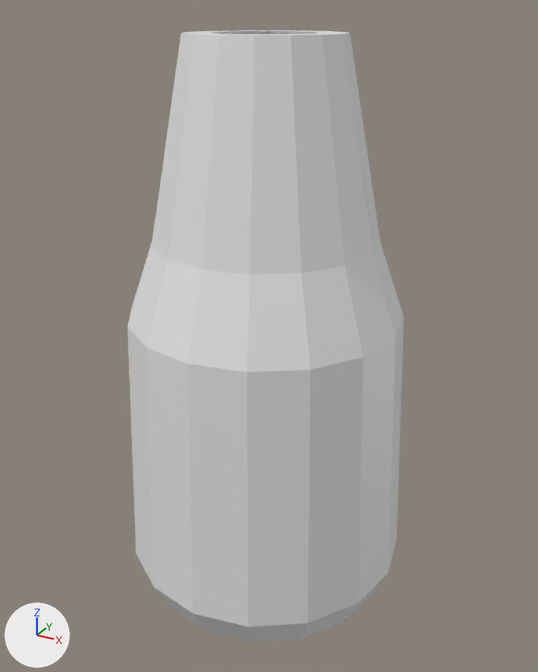
Renders of the Blender file modelo-koozie/3d-model.blend from each side of a commit.
The view is the same before and after, from a 50 mm camera at (10.18, -18.3, 17.57) aimed at (0.04, 0.15, 8.35). Arrows for +X, +Y and +Z are at lower left; the lights stay in place.

The older version as bpy lines, for what is in view:
```python
me_plane_002 = bpy.data.meshes.new('Plane.002')
me_plane_002.from_pydata([(-4.5, 0.0, 0.0), (-3.7, 0.0, 0.0), (-4.1, 0.0, 8.1), (-3.3, 0.0, 8.1), (-3.3, 0.0, 10.4), (-2.5, 0.0, 10.4), (-2.2, 0.0, 15.9), (-1.4, 0.0, 15.9)], [], [(0, 1, 3, 2), (2, 3, 5, 4), (4, 5, 7, 6)])
me_plane_004 = bpy.data.meshes.new('Plane.004')
me_plane_004.from_pydata([(-4.46, 0.0, 1.1), (0.0, 0.0, -0.8), (-3.66, 0.0, 1.1), (0.0, 0.0, 0.0), (-3.14, 0.0, 0.0), (-3.14, 0.0, -0.8), (-3.94, 0.0, 0.0)], [], [(0, 6, 5, 1, 3, 4, 2)])
ob_plane = bpy.data.objects.new('Plane', me_plane_002)
ob_plane.location = (0.0, 0.0, 1.1)
_m = ob_plane.modifiers.new('Screw', 'SCREW')
_m.steps = 128
ob_plane_001 = bpy.data.objects.new('Plane.001', me_plane_004)
ob_plane_001.location = (0.0, 0.0, 0.0)
_m = ob_plane_001.modifiers.new('Screw', 'SCREW')
_m.steps = 128
```
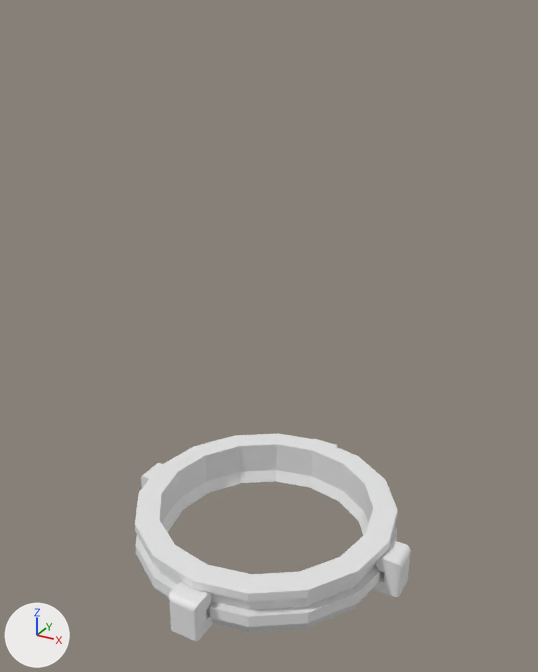
Not drawn themselves, but carrying or shaping drawn objects: ob_empty, ob_ring__360d, ob_slide_opening, ob_cube_001, ob_cube_002.

Changed parts and their boxes (x1, y1, x2, y2) in the pictures (538 x 672 px):
'Plane', reshaped, modifiers changed (67% shorter): before (128, 30, 404, 627); after (135, 433, 398, 627)
'Plane.001', modifiers changed, reshaped: before (154, 573, 388, 642); after (154, 470, 385, 632)
'Cube', added: after (141, 439, 411, 641)

Edits to the bpy script that builds the scene:
```text
Add me_cube_007:
    me_cube_007.from_pydata(...)  # a box spanning x -1.0..1.0, y -1.0..1.0, z -2.0..0.0
Add me_cube_005:
    me_cube_005.from_pydata([(1.7, -1.04, 0.91), (1.7, -1.04, 1.75), (1.7, 1.04, 0.91), (1.7, 1.04, 1.75), (2.0, -1.04, 0.91), (2.0, -1.04, 1.75), (2.0, 1.04, 0.91), (2.0, 1.04, 1.75), (1.2, 1.04, 0.91), (1.2, -1.04, 0.91), (1.2, -1.04, 1.75), (1.2, 1.04, 1.75)], [], [(2, 3, 7, 6), (6, 7, 5, 4), (4, 5, 1, 0), (2, 6, 4, 0), (7, 3, 1, 5), (9, 10, 11, 8), (3, 2, 8, 11), (0, 1, 10, 9), (1, 3, 11, 10)])
Add me_cube_006:
    me_cube_006.from_pydata(...)  # a box spanning x -1.0..1.0, y -1.0..1.0, z -1.0..1.0
Add me_plane_006:
    me_plane_006.from_pydata([(-5.0, 0.115, 0.0), (-4.2, 0.115, 0.0), (-5.0, 0.655, 0.0), (-4.2, 0.655, 0.0)], [], [(0, 1, 3, 2)])
Add me_cube_004:
    me_cube_004.from_pydata(...)  # 30 vertices, 28 faces; spans x -5.0..-3.04, y -1.0..1.0, z -0.8..2.0
Change ob_plane:
    where _m = ob_plane.modifiers.new('Screw', 'SCREW')
    add _m.merge_threshold = 0.1
    add _m.use_merge_vertices = True
    add _m = ob_plane.modifiers.new('Boolean', 'BOOLEAN')
    add _m.object = ob_ring__360d
    add _m.use_self = True
    add _m = ob_plane.modifiers.new('Boolean.001', 'BOOLEAN')
    add _m.object = ob_slide_opening
    add _m = ob_plane.modifiers.new('Boolean.002', 'BOOLEAN')
    add _m.object = ob_cube_002
    add _m.use_hole_tolerant = True
Change ob_plane_001:
    add _m = ob_plane_001.modifiers.new('Boolean', 'BOOLEAN')
    add _m.object = ob_cube_001
Add ob_cube_001:
    ob_cube_001 = bpy.data.objects.new('Cube.001', me_cube_007)
    ob_cube_001.location = (0.0, 0.0, 0.7)
    ob_cube_001.scale = (5.99, 5.99, 2.64)
    ob_cube_001.hide_set(True)
Add ob_cube_002:
    ob_cube_002 = bpy.data.objects.new('Cube.002', me_cube_007.copy())
    ob_cube_002.location = (0.0, 0.0, 2.299)
    ob_cube_002.rotation_euler = (3.142, 0.0, 0.0)  # degrees (180, 0, 0)
    ob_cube_002.scale = (5.99, 5.99, 7.46)
    ob_cube_002.hide_set(True)
Add ob_slide_opening:
    ob_slide_opening = bpy.data.objects.new('Slide Opening', me_cube_005)
    ob_slide_opening.location = (-6.197, 0.0, 0.0)
    ob_slide_opening.scale = (1.0, 0.5, 1.0)
    _m = ob_slide_opening.modifiers.new('Mirror', 'MIRROR')
    _m.use_axis = (True, True, False)
    _m.mirror_object = ob_empty
    ob_slide_opening.hide_set(True)
Add ob_empty:
    ob_empty = bpy.data.objects.new('Empty', me_cube_006)
    ob_empty.location = (0.0, 0.0, 0.0)
    ob_empty.rotation_euler = (0.0, 0.0, 0.785)  # degrees (0, 0, 45)
    ob_empty.hide_set(True)
Add ob_ring__360d:
    ob_ring__360d = bpy.data.objects.new('Ring (360d)', me_plane_006)
    ob_ring__360d.location = (0.0, 0.0, 1.365)
    ob_ring__360d.rotation_euler = (1.571, 0.0, 0.0)  # degrees (90, 0, 0)
    _m = ob_ring__360d.modifiers.new('Bevel', 'BEVEL')
    _m.width = 0.2
    _m.width_pct = 0.2
    _m.segments = 12
    _m.affect = 'VERTICES'
    _m.limit_method = 'WEIGHT'
    _m = ob_ring__360d.modifiers.new('Screw', 'SCREW')
    _m.steps = 128
    _m.axis = 'Y'
    ob_ring__360d.hide_set(True)
Add ob_cube:
    ob_cube = bpy.data.objects.new('Cube', me_cube_004)
    ob_cube.location = (0.0, 0.0, 0.0)
    ob_cube.scale = (1.0, 0.5, 1.0)
    _m = ob_cube.modifiers.new('Bevel', 'BEVEL')
    _m.width = 0.2
    _m.width_pct = 0.2
    _m.segments = 12
    _m.limit_method = 'WEIGHT'
    _m = ob_cube.modifiers.new('Mirror', 'MIRROR')
    _m.mirror_object = ob_plane_001
    _m = ob_cube.modifiers.new('Mirror.001', 'MIRROR')
    _m.use_axis = (False, True, False)
    _m.mirror_object = ob_empty
    _m = ob_cube.modifiers.new('Boolean', 'BOOLEAN')
    _m.object = ob_cube_001
```
